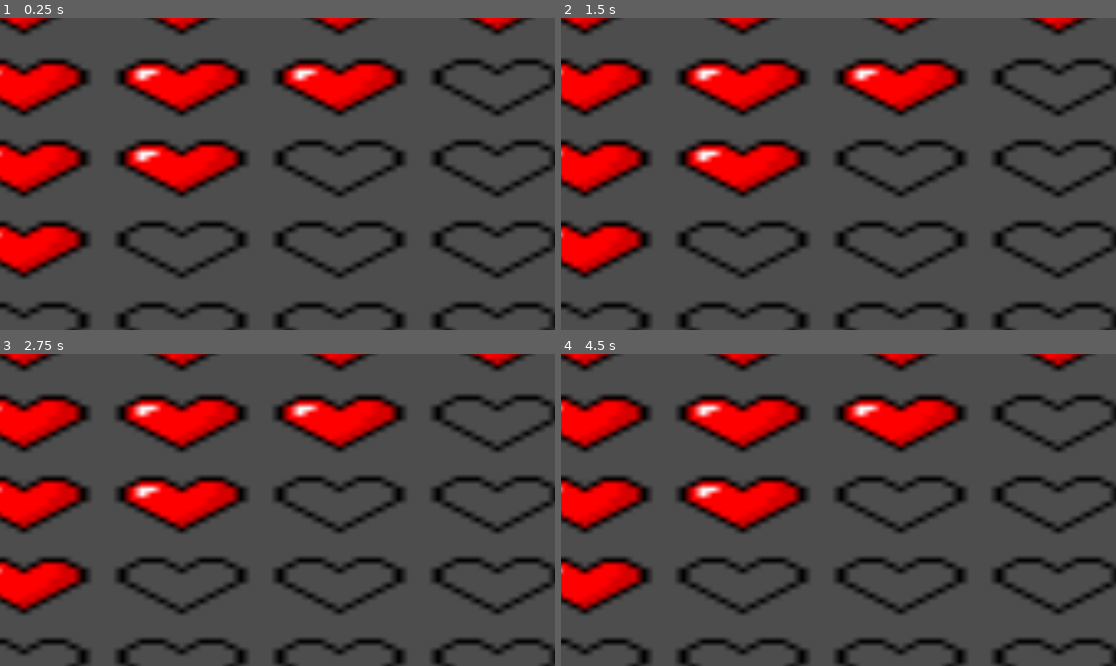
Above: before the commit, frames 1-4 (two rows, left to right).
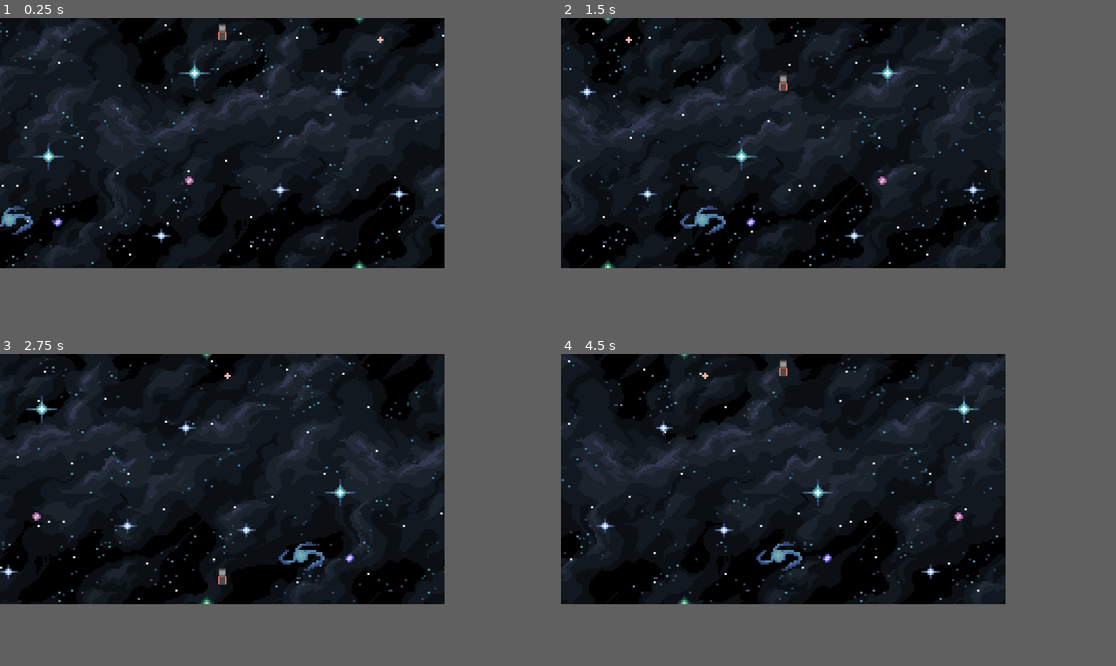
Above: after the commit, the same moments.

Repository: IsThisShadow/DogeFire-Duo
Game: Godot game, scene res://Levels/main.tscn
Two runs of this game, one before a commit and one after it. Both use one fixed random seed, a clock stepped at 60 frames per second and the inputs below. Before the commit the project has no main scene; this scene is started directly in both runs.
Inputs:
- Up to frame 1 (0.25 s): no input
- Up to frame 2 (1.5 s): tap Enter at 0.5 s; hold D (p1_right) 0.53-1.28 s; hold S (p1_down) from 1.28 s (still down)
- Up to frame 3 (2.75 s): tap Space at 2 s; release S (p1_down) at 2.03 s; hold D (p1_right) from 2.03 s (still down)
- Up to frame 4 (4.5 s): release D (p1_right) at 2.78 s; hold W (p1_up) 2.78-3.53 s; tap Enter at 3.5 s; hold A (p1_left) from 3.53 s (still down)
The window is 799x449 before the commit and 640x360 after it. Grey fills any space a smaller window leaves; there, only what the larger window draws over its background counts as a difference.

The runs differ from the first frame. In frame 1, 67% of the frame differs, in the area x 0-100%, y 0-100%; in frame 2, 67%; in frame 3, 67%; in frame 4, 67%.

Commit message:
got map parallax working

Diff:
--- a/Levels/main.tscn
+++ b/Levels/main.tscn
@@ -1,12 +1,46 @@
-[gd_scene load_steps=2 format=3 uid="uid://cm8btmccrf7sc"]
+[gd_scene load_steps=6 format=3 uid="uid://cm8btmccrf7sc"]
 
-[ext_resource type="Texture2D" uid="uid://b1tua5vfgxcrt" path="res://UI Sprites/Hearts.png" id="1_sq8ut"]
+[ext_resource type="Texture2D" uid="uid://bvccngnd3tt2b" path="res://2D Space Parallax Backgrounds/layers/black_bg.png" id="2_pqlyo"]
+[ext_resource type="PackedScene" uid="uid://drsl23lw0biok" path="res://test_guy.tscn" id="3_1jrec"]
+[ext_resource type="Texture2D" uid="uid://b71b1etq41ye2" path="res://2D Space Parallax Backgrounds/layers/nebula.png" id="3_3w0of"]
+[ext_resource type="Texture2D" uid="uid://60hvkelfx71c" path="res://2D Space Parallax Backgrounds/layers/small_stars.png" id="4_pn6u7"]
+[ext_resource type="Texture2D" uid="uid://diwt20qjdcldu" path="res://2D Space Parallax Backgrounds/layers/big_stars.png" id="5_wxvke"]
 
 [node name="Main" type="Node2D"]
 
-[node name="Node2D" type="Node2D" parent="."]
+[node name="test guy" parent="." instance=ExtResource("3_1jrec")]
+position = Vector2(2, 20)
+scale = Vector2(0.1, 0.1)
 
-[node name="Hearts" type="Sprite2D" parent="."]
-position = Vector2(919, 512.5)
-scale = Vector2(34.125, 17.5625)
-texture = ExtResource("1_sq8ut")
+[node name="ParallaxBackground" type="ParallaxBackground" parent="."]
+
+[node name="ParallaxLayer" type="ParallaxLayer" parent="ParallaxBackground"]
+motion_scale = Vector2(0.25, 1)
+motion_mirroring = Vector2(640, 0)
+
+[node name="Sprite2D" type="Sprite2D" parent="ParallaxBackground/ParallaxLayer"]
+texture = ExtResource("2_pqlyo")
+centered = false
+
+[node name="ParallaxLayer2" type="ParallaxLayer" parent="ParallaxBackground"]
+motion_scale = Vector2(0.5, 1)
+motion_mirroring = Vector2(640, 0)
+
+[node name="Sprite2D" type="Sprite2D" parent="ParallaxBackground/ParallaxLayer2"]
+texture = ExtResource("3_3w0of")
+centered = false
+
+[node name="ParallaxLayer3" type="ParallaxLayer" parent="ParallaxBackground"]
+motion_mirroring = Vector2(640, 0)
+
+[node name="Sprite2D" type="Sprite2D" parent="ParallaxBackground/ParallaxLayer3"]
+texture = ExtResource("4_pn6u7")
+centered = false
+
+[node name="ParallaxLayer4" type="ParallaxLayer" parent="ParallaxBackground"]
+motion_scale = Vector2(1.5, 1)
+motion_mirroring = Vector2(640, 0)
+
+[node name="Sprite2D" type="Sprite2D" parent="ParallaxBackground/ParallaxLayer4"]
+texture = ExtResource("5_wxvke")
+centered = false
--- /dev/null
+++ b/Levels/parallax_background.gd
@@ -0,0 +1 @@
+extends ParallaxBackground
--- a/project.godot
+++ b/project.godot
@@ -11,16 +11,16 @@
 [application]
 
 config/name="ArcadeTemplate"
+run/main_scene="res://Levels/main.tscn"
 config/features=PackedStringArray("4.3", "GL Compatibility")
 config/icon="res://icon.svg"
 
 [display]
 
-window/size/viewport_width=1920
-window/size/viewport_height=1080
-window/size/mode=3
-window/size/resizable=false
-window/size/borderless=true
+window/size/viewport_width=640
+window/size/viewport_height=360
+window/size/initial_position=Vector2i(320, 180)
+window/stretch/mode="canvas_items"
 
 [input]
 
--- /dev/null
+++ b/test_guy.gd
@@ -0,0 +1,11 @@
+extends CharacterBody2D
+
+var direction: Vector2 = Vector2.ZERO
+
+@export var speed: int = 400
+
+func _process(_delta):
+	direction = Input.get_vector("p1_left","p1_right","p1_up","p1_down")
+func _physics_process(_delta):
+	velocity = direction * 400
+	move_and_slide()
--- /dev/null
+++ b/test_guy.tscn
@@ -0,0 +1,25 @@
+[gd_scene load_steps=4 format=3 uid="uid://drsl23lw0biok"]
+
+[ext_resource type="Script" path="res://test_guy.gd" id="1_3ohwx"]
+[ext_resource type="Texture2D" uid="uid://b82b74x642m1m" path="res://icon.svg" id="2_7l1b1"]
+
+[sub_resource type="RectangleShape2D" id="RectangleShape2D_qcf2d"]
+size = Vector2(210.5, 308)
+
+[node name="test guy" type="CharacterBody2D"]
+scale = Vector2(0.25, 0.25)
+motion_mode = 1
+script = ExtResource("1_3ohwx")
+
+[node name="CollisionShape2D" type="CollisionShape2D" parent="."]
+z_index = 1
+shape = SubResource("RectangleShape2D_qcf2d")
+disabled = true
+
+[node name="Sprite2D" type="Sprite2D" parent="."]
+scale = Vector2(0.2825, 0.29625)
+texture = ExtResource("2_7l1b1")
+
+[node name="Camera2D" type="Camera2D" parent="."]
+limit_top = 0
+limit_bottom = -360
Binary file added: 2D Space Parallax Backgrounds/Purple/T_PurpleBackground_Version1_Layer1.png
Not shown, added: 2D Space Parallax Backgrounds/Purple/T_PurpleBackground_Version1_Layer1.png.import
Binary file added: 2D Space Parallax Backgrounds/Purple/T_PurpleBackground_Version1_Layer2.png
Not shown, added: 2D Space Parallax Backgrounds/Purple/T_PurpleBackground_Version1_Layer2.png.import
Binary file added: 2D Space Parallax Backgrounds/Purple/T_PurpleBackground_Version1_Layer3.png
Not shown, added: 2D Space Parallax Backgrounds/Purple/T_PurpleBackground_Version1_Layer3.png.import
Binary file added: 2D Space Parallax Backgrounds/Purple/T_PurpleBackground_Version1_Layer4.png
Not shown, added: 2D Space Parallax Backgrounds/Purple/T_PurpleBackground_Version1_Layer4.png.import
Binary file added: 2D Space Parallax Backgrounds/Purple/T_PurpleBackground_Version2_Layer1.png
Not shown, added: 2D Space Parallax Backgrounds/Purple/T_PurpleBackground_Version2_Layer1.png.import
Binary file added: 2D Space Parallax Backgrounds/Purple/T_PurpleBackground_Version2_Layer2.png
Not shown, added: 2D Space Parallax Backgrounds/Purple/T_PurpleBackground_Version2_Layer2.png.import
(and 101 more such lines)
